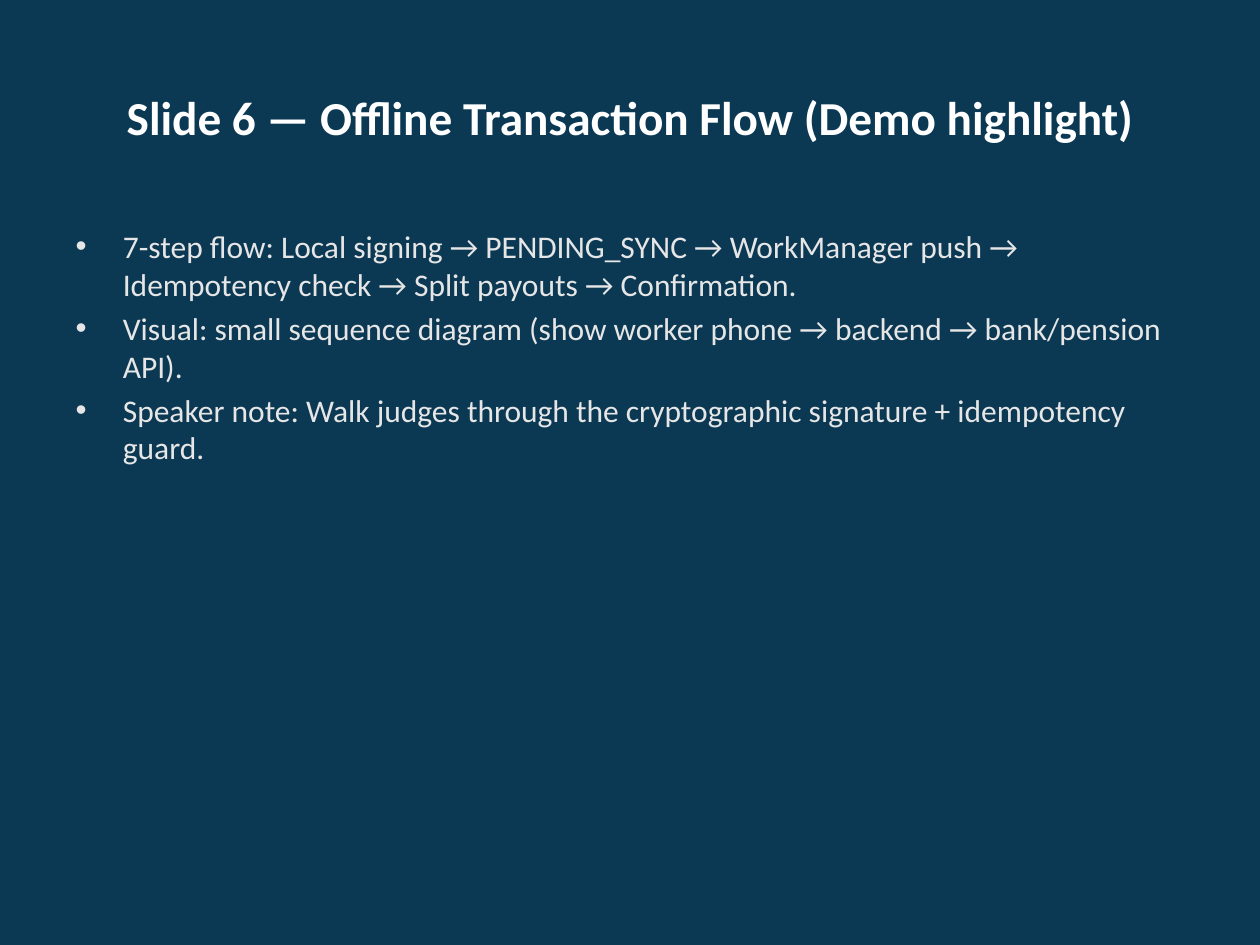
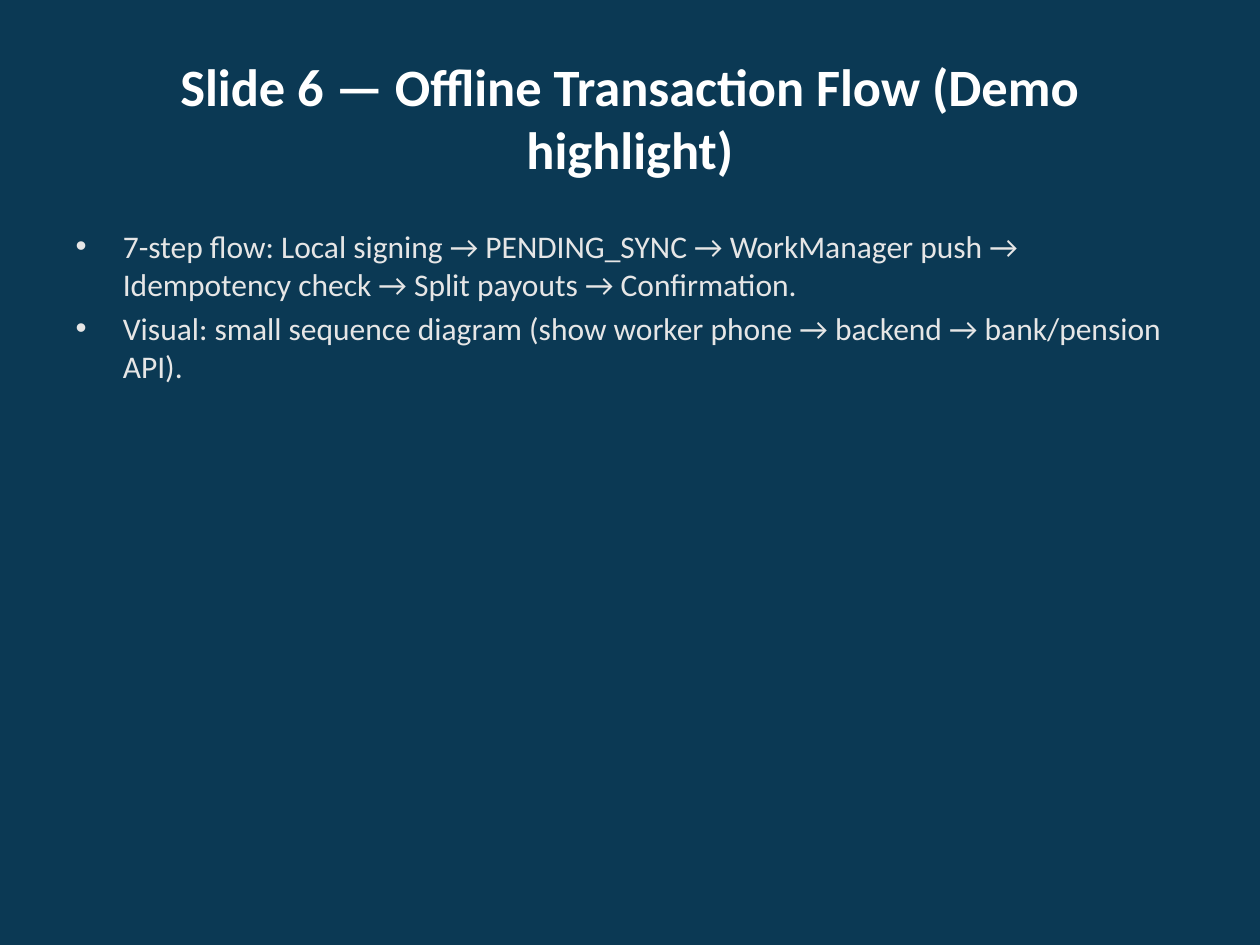
Before and after one commit to arumthi/ShramSamriddhi, a slide deck: slide 6 of docs/Concept-to-Prototype-Deck-styled.pptx. Drawn at 1260x945 pixels with LibreOffice and Linux fonts; fonts in the diff are those of the drawing. Boxes give left, top, right and bottom in pixels: in the first picture for what was removed or moved away, otherwise in the second. Text is boxed around its words. In the diff, an @@ line names an element or a change of style, - is before the commit and + after.

```diff
--- a/docs/Concept-to-Prototype-Deck-styled.pptx
+++ b/docs/Concept-to-Prototype-Deck-styled.pptx
@@ title "Slide 6 — Offline Transaction ..." at [180, 67, 1079, 178]: size 27 to 30 pt @@
@@ text at [123, 400, 1125, 465]: paragraph removed @@
-• Speaker note: Walk judges through the cryptographic signature + idempotency guard.
```
Also in this commit, not shown: 11 other slides changed.
